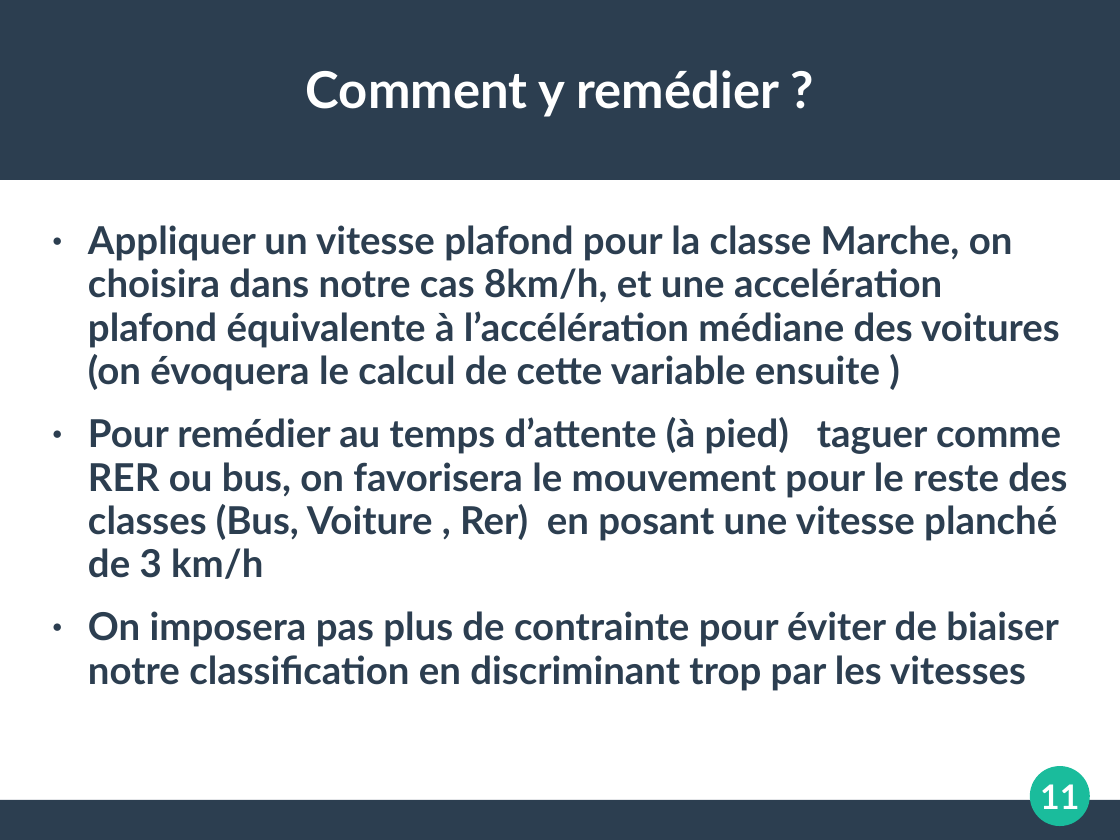
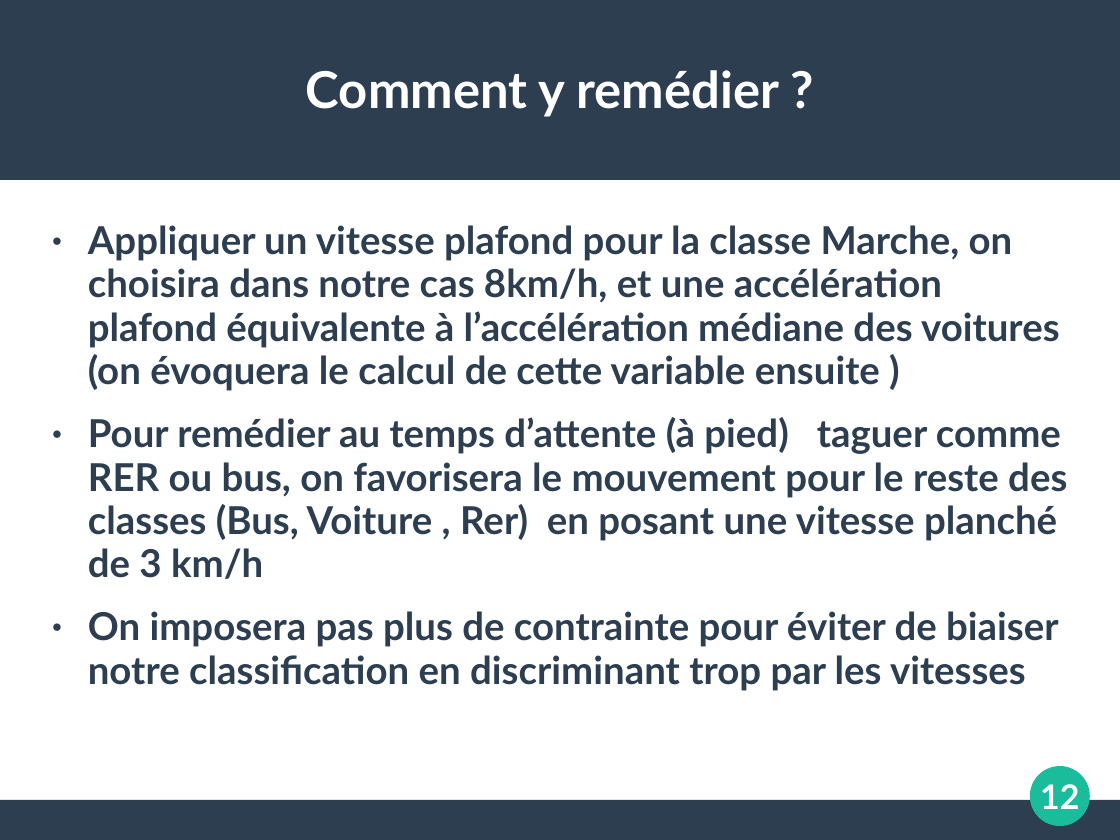
Before and after one commit to koper921/ProjetGps, a slide deck: slide 12 of Slide TER.ppt (slide 11 before the commit). Drawn at 1120x840 pixels with LibreOffice and Linux fonts; fonts in the diff are those of the drawing. Boxes give left, top, right and bottom in pixels: in the first picture for what was removed or moved away, otherwise in the second. Text is boxed around its words. In the diff, an @@ line names an element or a change of style, - is before the commit and + after.

Commit message:
ajout mapping dbscan + corrections dans le slide

```diff
--- a/Slide TER.ppt
+++ b/Slide TER.ppt
@@ text at box(88, 225, 1060, 391): text changed @@
-● Appliquer un vitesse plafond pour la classe Marche, on choisira dans notre cas 8km/h, et une accelération plafond équivalente à l’accélération médiane des voitures (on évoquera le calcul de cette variable ensuite )
+● Appliquer un vitesse plafond pour la classe Marche, on choisira dans notre cas 8km/h, et une accélération plafond équivalente à l’accélération médiane des voitures (on évoquera le calcul de cette variable ensuite )
@@ page number at box(1040, 784, 1079, 809): text changed @@
-11
+12
```
Also in this commit, not shown: 12 other slides changed, 1 slide added, 3 other files.
